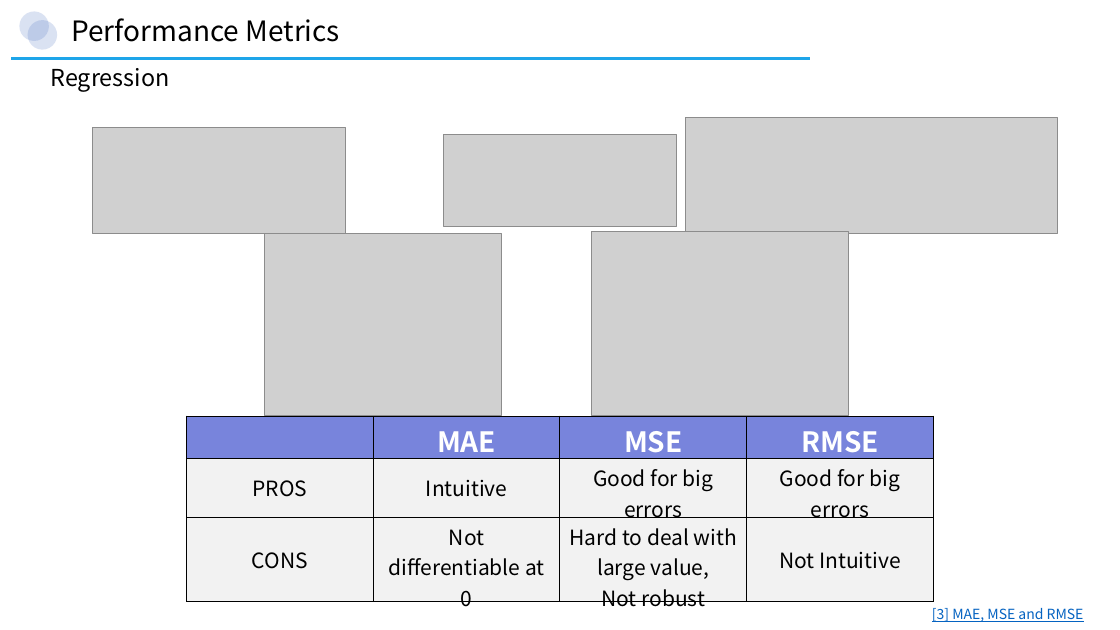
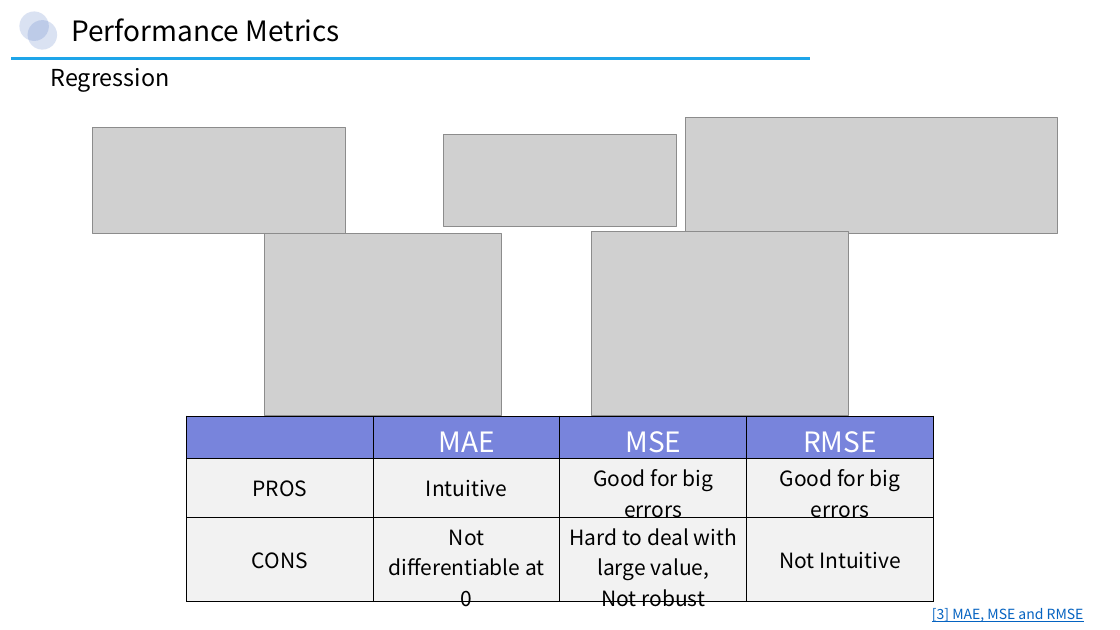
Before and after one commit to MI-RU/Introduction-to-AI-2023-Summer, a slide deck: slide 10 of meetup #1/Probability_theorems_and_metrics_for_ml.pptx. Drawn at 1120x630 pixels with LibreOffice and Linux fonts; fonts in the diff are those of the drawing; grey boxes stand for pictures. Boxes give left, top, right and bottom in pixels: in the first picture for what was removed or moved away, otherwise in the second. Text is boxed around its words. In the diff, an @@ line names an element or a change of style, - is before the commit and + after.

```diff
--- a/meetup #1/Probability_theorems_and_metrics_for_ml.pptx
+++ b/meetup #1/Probability_theorems_and_metrics_for_ml.pptx
@@ table at [187, 416, 933, 611] @@
@@ bold off in "MAE", "MSE", "RMSE" @@
```
Also in this commit, not shown: 1 other file.
